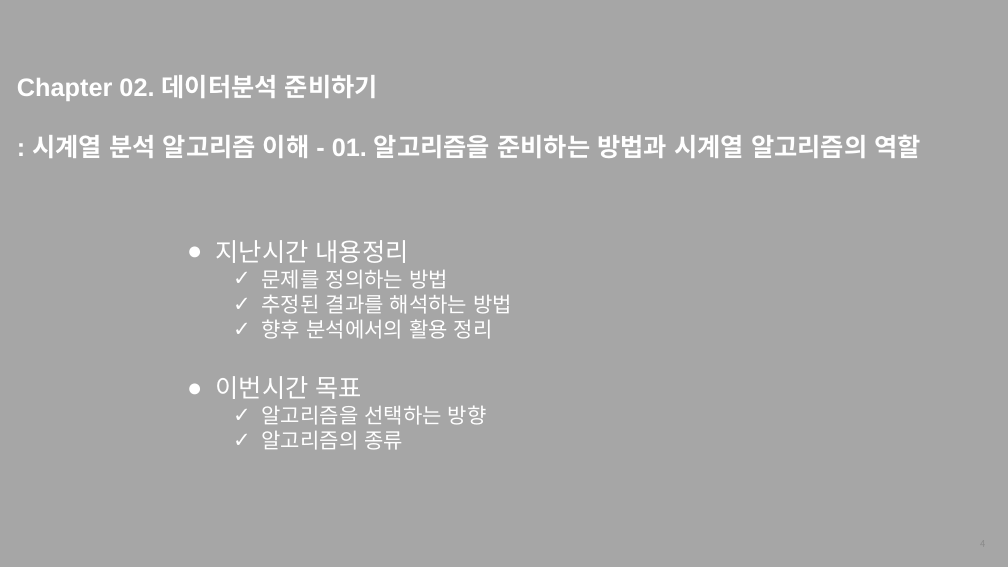
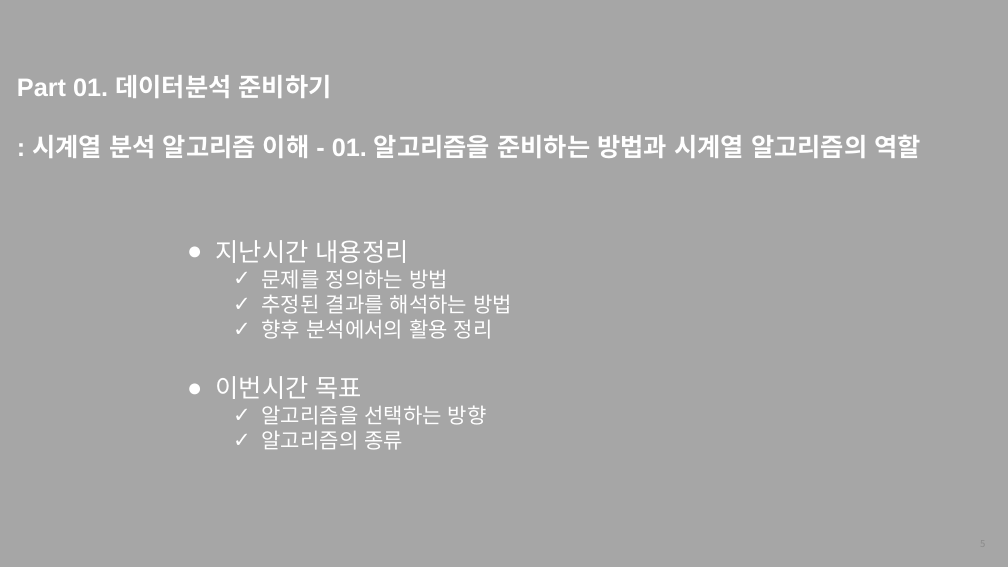
Before and after one commit to thekimk/All-About-Time-Series-Analysis, a slide deck: slide 5 of [FastCampus] 커리큘럼_김경원박사.pptx (slide 4 before the commit). Drawn at 1008x567 pixels with LibreOffice and Linux fonts; fonts in the diff are those of the drawing; background and template pictures are left out. Boxes give left, top, right and bottom in pixels: in the first picture for what was removed or moved away, otherwise in the second. Text is boxed around its words. In the diff, an @@ line names an element or a change of style, - is before the commit and + after.

```diff
--- a/[FastCampus] 커리큘럼_김경원박사.pptx
+++ b/[FastCampus] 커리큘럼_김경원박사.pptx
@@ text at (17, 75, 332, 98): text changed @@
-Chapter 02. 데이터분석 준비하기
+Part 01. 데이터분석 준비하기
```
Also in this commit, not shown: 3 other slides changed, 7 slides added, 1 other file.
